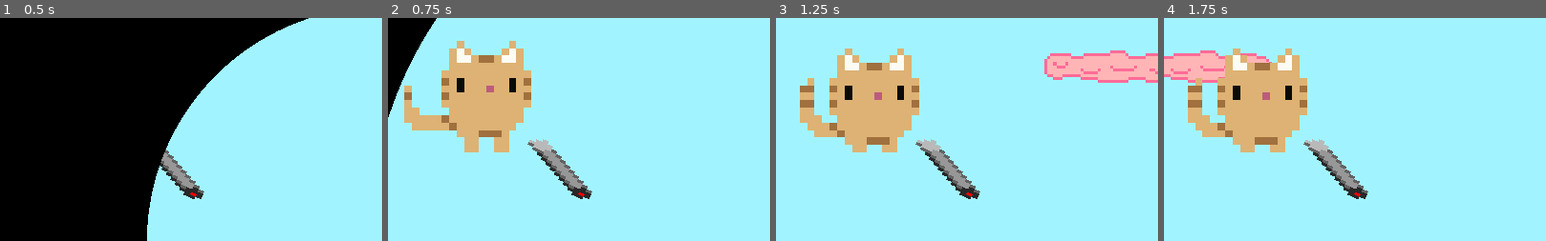
Above: before the commit, frames 1-4 (left to right).
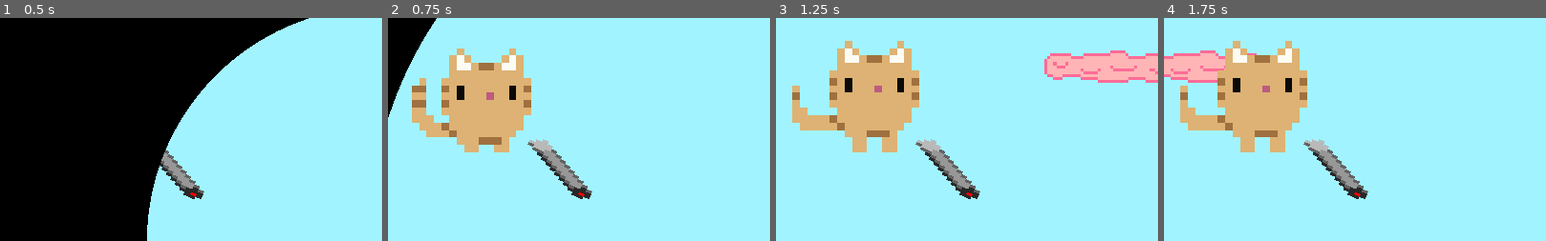
Above: after the commit, the same moments.

Repository: aarongrisez/gmtk2023
Game: Godot game, scene res://World/World.tscn
Two runs of this game, one before a commit and one after it. Both use one fixed random seed, a clock stepped at 60 frames per second and the inputs below. This scene is started directly instead of the project's main scene. Sound files missing from this copy of the repository are replaced by a short silence.
Inputs (mouse positions are % of the whole screen's width and height, from its top left):
- Up to frame 1 (0.5 s): no input
- Up to frame 2 (0.75 s): move the mouse to (72, 45) at 0.52 s; hold D (right) from 0.53 s (still down); click (72, 45) at 0.67 s
- Up to frame 3 (1.25 s): keep holding D (right); tap Space (jump) at 0.77 s
- Up to frame 4 (1.75 s): keep holding D (right); move the mouse to (30, 55) at 1.27 s; tap Space (jump) at 1.52 s
The pictures show only the part of the screen within x 0-50%, y 0-50%; the shares and areas given below are measured in that part.

Frame 1 is identical in both runs. In frame 2, 4.4% of the frame differs, in the area x 4-38%, y 10-57%; in frame 3, 4.4%; in frame 4, 4.4%.
Error in both runs: Invalid set index 'position' (on base: 'null instance') with value of type 'Vector2'. (res://Player/Pen.gd:25)

Commit message:
Add Mirror body

Diff:
--- a/gmtk2023/Player/Cat.tscn
+++ b/gmtk2023/Player/Cat.tscn
@@ -21,6 +21,7 @@
 
 [node name="Cat-neutral" type="AnimatedSprite" parent="KinematicBody2D"]
 frames = SubResource( 1 )
+frame = 1
 playing = true
 
 [node name="Camera2D" type="Camera2D" parent="KinematicBody2D"]
--- a/gmtk2023/World/World2.tscn
+++ b/gmtk2023/World/World2.tscn
@@ -1,7 +1,8 @@
-[gd_scene load_steps=14 format=2]
+[gd_scene load_steps=15 format=2]
 
 [ext_resource path="res://World/Background.tres" type="TileSet" id=1]
 [ext_resource path="res://Objects/DeathTrigger/DeathTrigger.tscn" type="PackedScene" id=2]
+[ext_resource path="res://Objects/Mirror/Mirror.tscn" type="PackedScene" id=3]
 [ext_resource path="res://Player/Player.tscn" type="PackedScene" id=4]
 [ext_resource path="res://Player/Cat.tscn" type="PackedScene" id=5]
 [ext_resource path="res://World/AutoNav.gd" type="Script" id=6]
@@ -69,6 +70,10 @@
 [node name="FoodDish" parent="Objects" instance=ExtResource( 9 )]
 position = Vector2( 402, 209 )
 
+[node name="Mirror" parent="Objects" instance=ExtResource( 3 )]
+position = Vector2( 204, 284 )
+scale = Vector2( 2, 2 )
+
 [node name="Player" parent="." instance=ExtResource( 4 )]
 position = Vector2( 560, 280 )
 speed = 95
